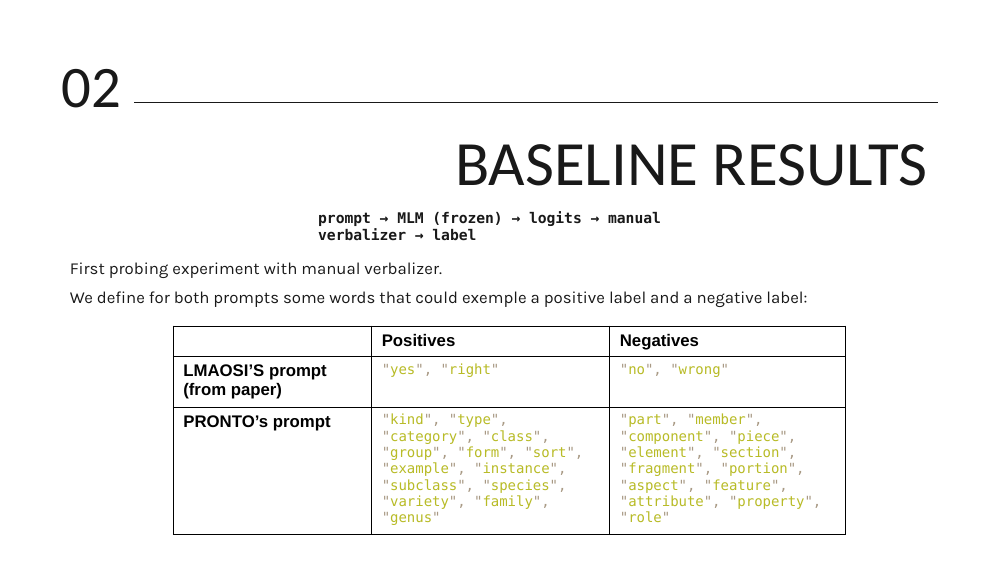
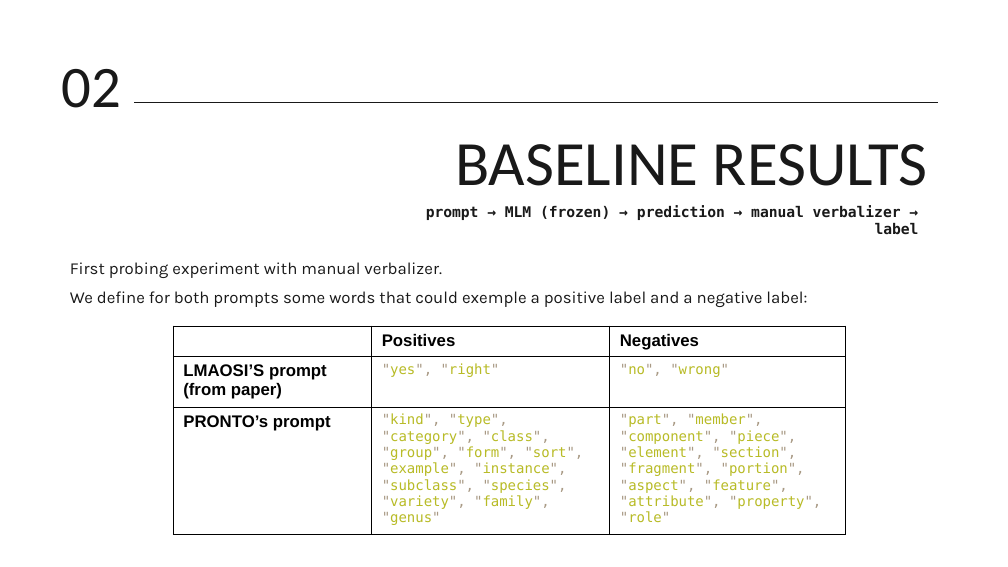
Before and after one commit to VR3ED/data-semantics-project, a slide deck: slide 8 of presentazione progetto.pptx. Drawn at 1008x567 pixels with LibreOffice and Linux fonts; fonts in the diff are those of the drawing; background and template pictures are left out. Boxes give left, top, right and bottom in pixels: in the first picture for what was removed or moved away, otherwise in the second. Text is boxed around its words. In the diff, an @@ line names an element or a change of style, - is before the commit and + after.

```diff
--- a/presentazione progetto.pptx
+++ b/presentazione progetto.pptx
@@ text at (x1=426, y1=205, x2=919, y2=235): text changed @@
-prompt → MLM (frozen) → logits → manual verbalizer → label
+prompt → MLM (frozen) → prediction → manual verbalizer → label
```
Also in this commit, not shown: 10 other slides changed, 1 other file.
